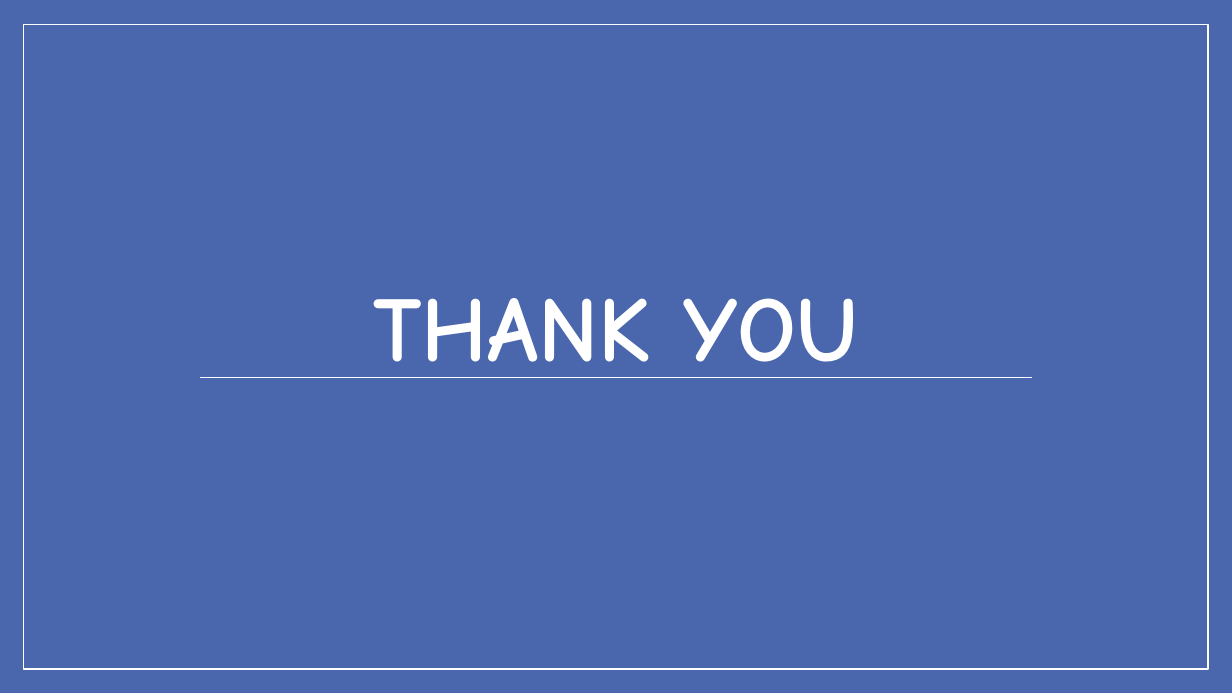
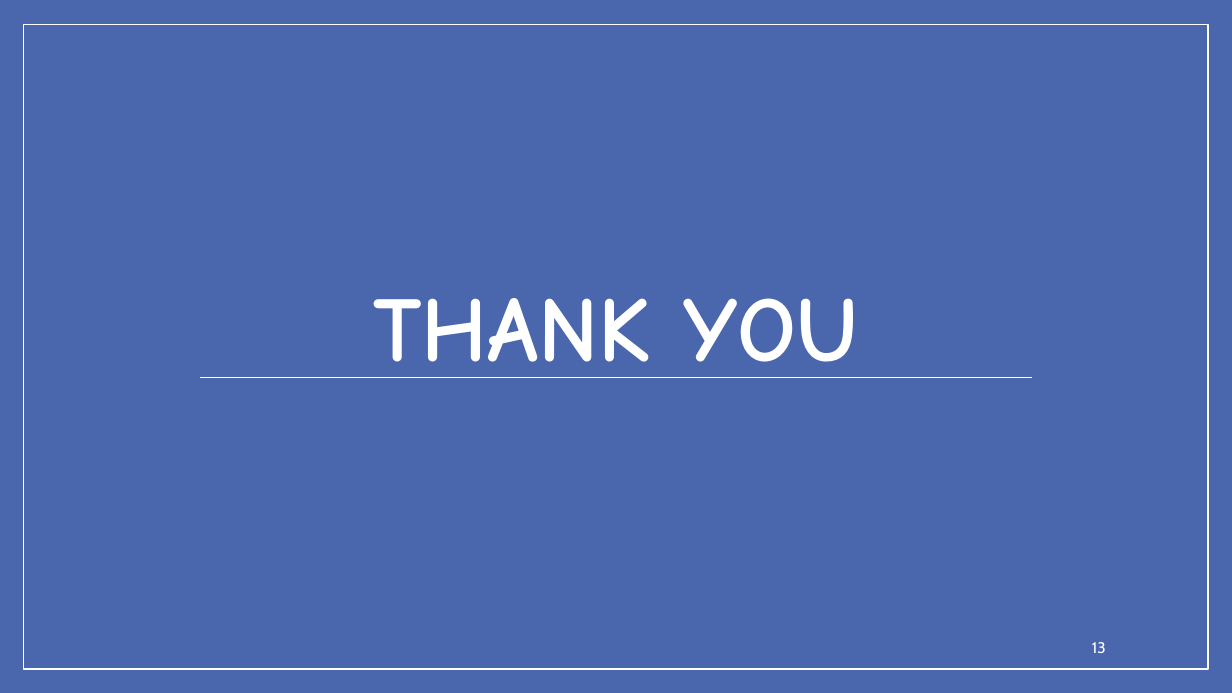
Before and after one commit to lehung0108/CauTrucDuLieu, a slide deck: slide 13 of Documents/XÂY DỰNG ỨNG DỤNG CALCULATOR.pptx (slide 14 before the commit). Drawn at 1232x693 pixels with LibreOffice and Linux fonts; fonts in the diff are those of the drawing. Boxes give left, top, right and bottom in pixels: in the first picture for what was removed or moved away, otherwise in the second. Text is boxed around its words. In the diff, an @@ line names an element or a change of style, - is before the commit and + after.

```diff
--- a/Documents/XÂY DỰNG ỨNG DỤNG CALCULATOR.pptx
+++ b/Documents/XÂY DỰNG ỨNG DỤNG CALCULATOR.pptx
@@ page number added at [1092, 642, 1106, 653], 12 pt, text #FFFFFF @@
+13
```
Also in this commit, not shown: 10 other slides changed, 2 slides added, 3 slides removed, 2 other files.
